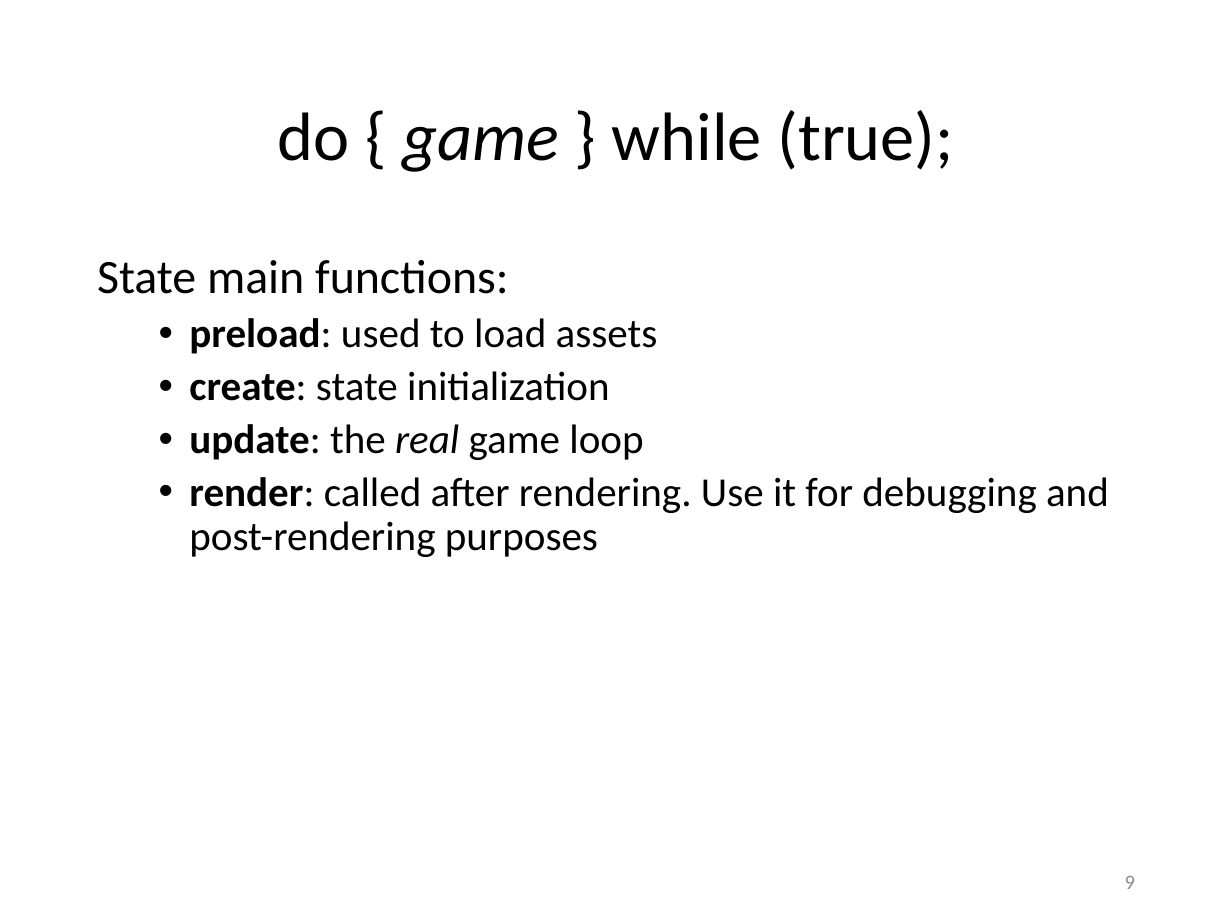
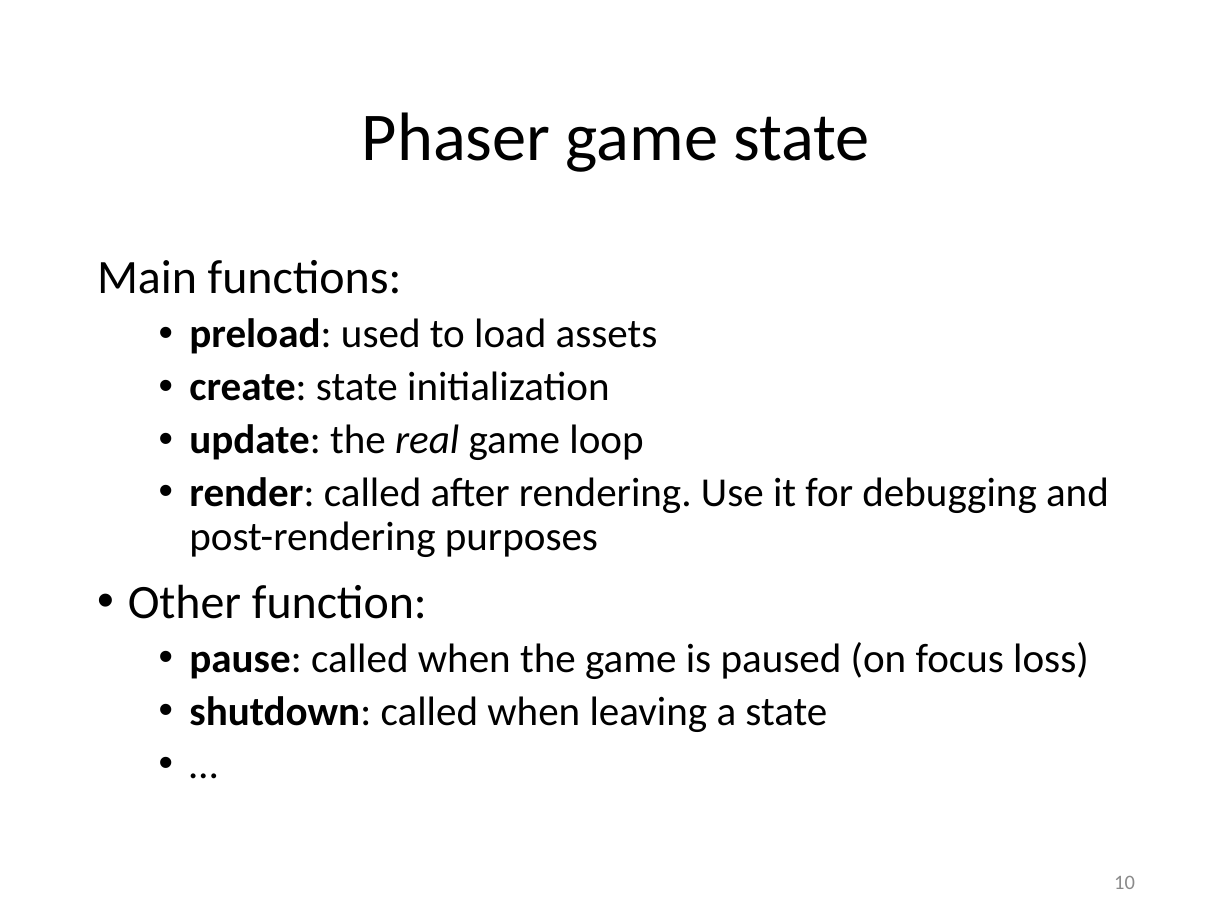
Before and after one commit to Lotti/codemotion2014, a slide deck: slide 10 of codemotion.pptx (slide 9 before the commit). Drawn at 1232x924 pixels with LibreOffice and Linux fonts; fonts in the diff are those of the drawing; background and template pictures are left out. Boxes give left, top, right and bottom in pixels: in the first picture for what was removed or moved away, otherwise in the second. Text is boxed around its words. In the diff, an @@ line names an element or a change of style, - is before the commit and + after.

```diff
--- a/codemotion.pptx
+++ b/codemotion.pptx
@@ title at (362,112,869,172): text changed @@
-do { game } while (true);
+Phaser game state
@@ text at (97,260,402,294): text changed @@
-State main functions:
+Main functions:
@@ text at (128,584,1089,732): paragraphs added @@
+• Other function:
+  • pause: called when the game is paused (on focus loss)
+  • shutdown: called when leaving a state
+  • …
@@ page number at (1114,876,1135,889): text changed @@
-9
+10
```
Also in this commit, not shown: 10 other slides changed, 5 slides added, 1 other file.
